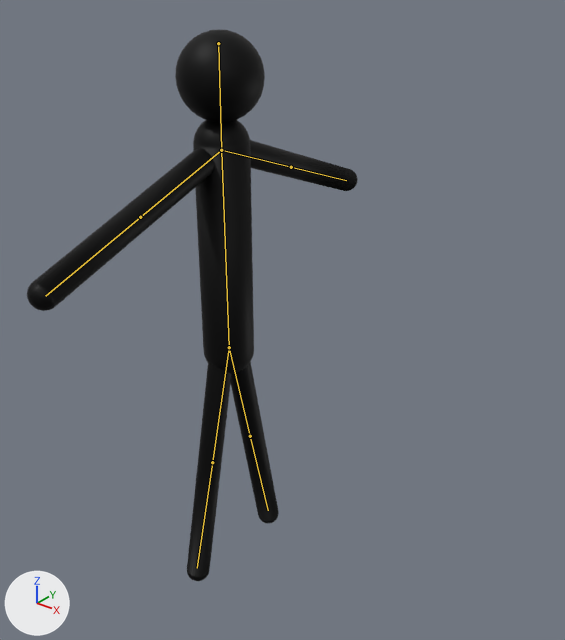
An edit to the FBX model Assets/Prefabs/concept_humanoid.fbx, drawn before and after from the same camera.
Camera for both pictures: a 50 mm lens placed at (38.7, -36.4, 50.9), pointed at (6.4, 3.9, 25.9). The lights are fixed; the arrows at lower left show +X, +Y and +Z. The bones that change are drawn over the model as lines.

Objects in the first picture: 'HEAD', 'LA', 'LL', 'RA', 'RL', 'TORSO'.
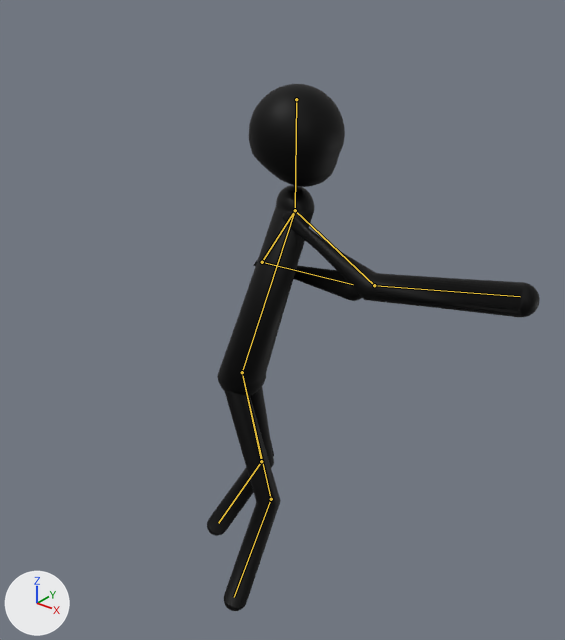
The newer file adds an action. The first version stands in its rest pose; the second is drawn at frame 16 of the action 'Fighter|Punch'.

What differs and where, as boxes (x1, y1, x2, y2) in the pictures (565 x 640 px):
'TORSO', posed (60% wider, 17% shorter): before (193, 120, 254, 374); after (217, 185, 315, 396)
'LA', posed (38% wider, 35% shorter): before (27, 148, 214, 311); after (282, 212, 540, 317)
'HEAD', posed (7% wider, 12% taller): before (175, 30, 265, 122); after (249, 84, 345, 187)
'LL', posed (26% wider): before (187, 363, 232, 581); after (224, 390, 281, 611)
'RL', posed: before (231, 362, 279, 523); after (207, 387, 274, 536)
'RA', posed: before (250, 140, 358, 191); after (253, 259, 362, 301)
bone 'Neck', root to tip: before (218, 43) to (221, 150); after (296, 99) to (295, 210)
bone 'upperarm.L', root to tip: before (221, 150) to (140, 217); after (295, 210) to (374, 285)
bone 'lowerarm.L', root to tip: before (140, 217) to (45, 296); after (374, 285) to (520, 296)
bone 'upperarm.R', root to tip: before (221, 150) to (291, 167); after (295, 210) to (262, 262)
bone 'lowerarm.R', root to tip: before (291, 167) to (346, 180); after (262, 262) to (353, 284)
bone 'Torso', root to tip: before (221, 150) to (229, 347); after (295, 210) to (242, 372)
bone 'upperleg.L', root to tip: before (229, 347) to (212, 462); after (242, 372) to (271, 499)
bone 'lowerleg.L', root to tip: before (212, 462) to (197, 568); after (271, 499) to (234, 597)
bone 'upperleg.R', root to tip: before (229, 347) to (250, 436); after (242, 372) to (261, 461)
bone 'lowerleg.R', root to tip: before (250, 436) to (268, 510); after (261, 461) to (218, 523)

What the commit changed:
Bone 'Neck' (bone_neck) moves from (0.0, 0.0, 0.0) to (0.426, 0.167, 0.225).
Bone 'upperarm.L' (bone_upperarm_l) turns from (0, 0, 0) to (74, 52, 5) degrees about its own x, y and z.
Bone 'lowerarm.L' (bone_lowerarm_l) turns from (0, 0, 0) to (47, 32, 19) degrees about its own x, y and z.
Bone 'upperarm.R' (bone_upperarm_r) turns from (0, 0, 0) to (-20, 28, 44) degrees about its own x, y and z.
Bone 'lowerarm.R' (bone_lowerarm_r) turns from (0, 0, 0) to (-112, -79, -22) degrees about its own x, y and z.
Bone 'Torso' (bone_torso) turns from (0, 0, 0) to (-8, 0, -20) degrees about its own x, y and z.
Bone 'upperleg.L' (bone_upperleg_l) turns from (0, 0, 0) to (17, 6, 51) degrees about its own x, y and z.
Bone 'lowerleg.L' (bone_lowerleg_l) turns from (0, 0, 0) to (-4, -19, -39) degrees about its own x, y and z.
Bone 'upperleg.R' (bone_upperleg_r) turns from (0, 0, 0) to (8, -11, 19) degrees about its own x, y and z.
Bone 'lowerleg.R' (bone_lowerleg_r) turns from (0, 0, 0) to (6, 14, -31) degrees about its own x, y and z.
